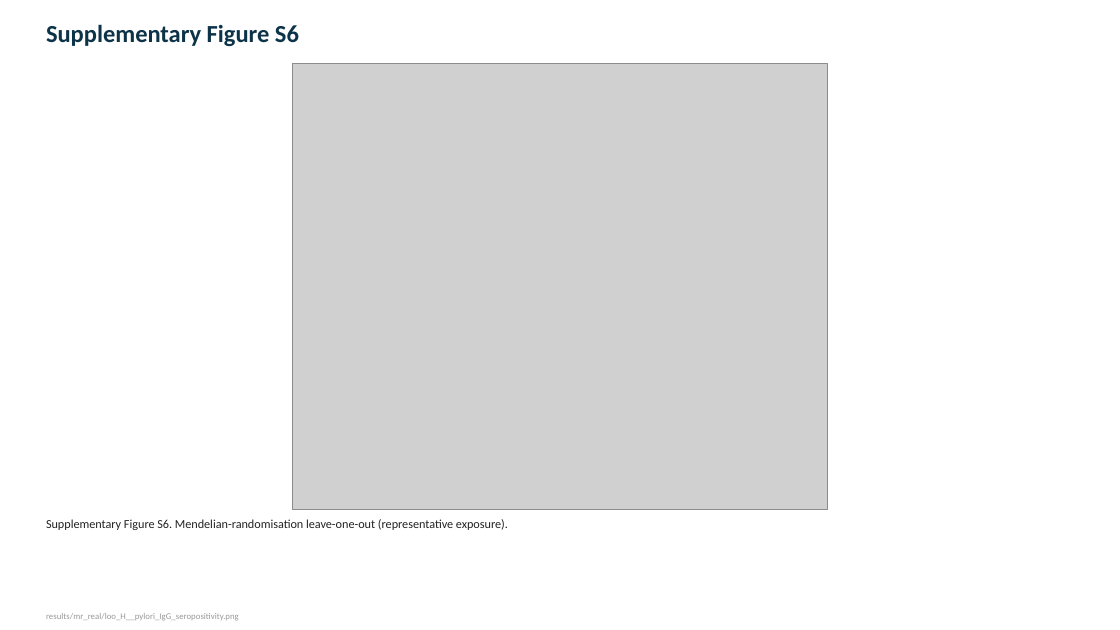
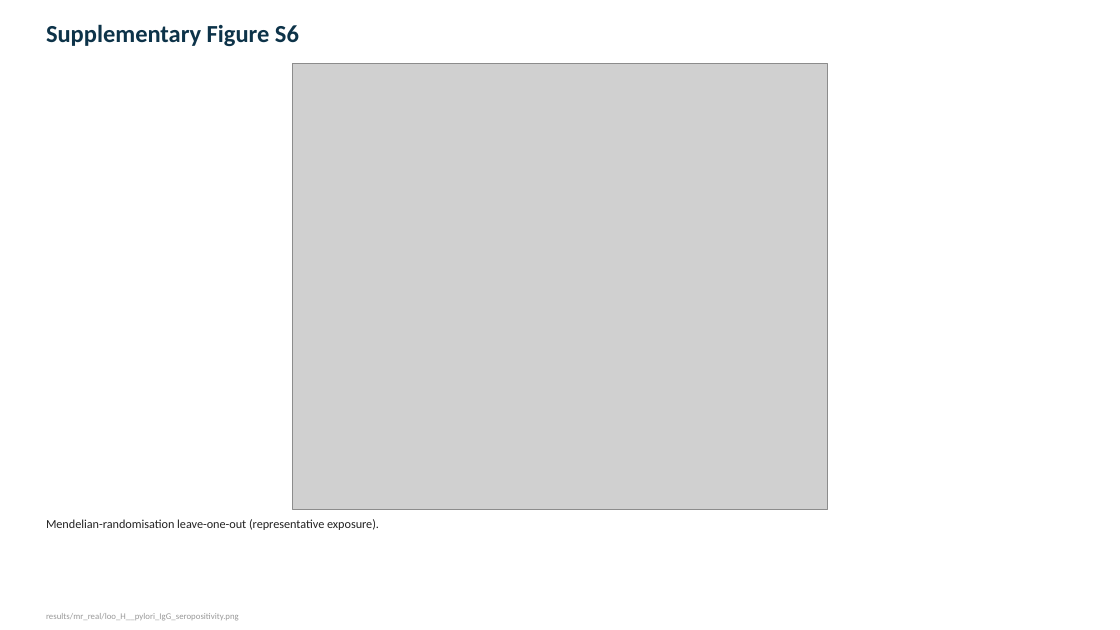
Before and after one commit to sreyacv1/GASTRIC-CANCER, a slide deck: slide 15 of FIGURES.pptx. Drawn at 1120x630 pixels with LibreOffice and Linux fonts; fonts in the diff are those of the drawing; grey boxes stand for pictures. Boxes give left, top, right and bottom in pixels: in the first picture for what was removed or moved away, otherwise in the second. Text is boxed around its words. In the diff, an @@ line names an element or a change of style, - is before the commit and + after.

Commit message:
Sequential figure numbering without letter suffixes; correct S8 caption to CD8 correlation

```diff
--- a/FIGURES.pptx
+++ b/FIGURES.pptx
@@ text at (46, 519, 379, 530): text changed @@
-Supplementary Figure S6. Mendelian-randomisation leave-one-out (representative exposure).
+Mendelian-randomisation leave-one-out (representative exposure).
```
Also in this commit, not shown: 28 other slides changed, 1 slide removed, 2 other files.
